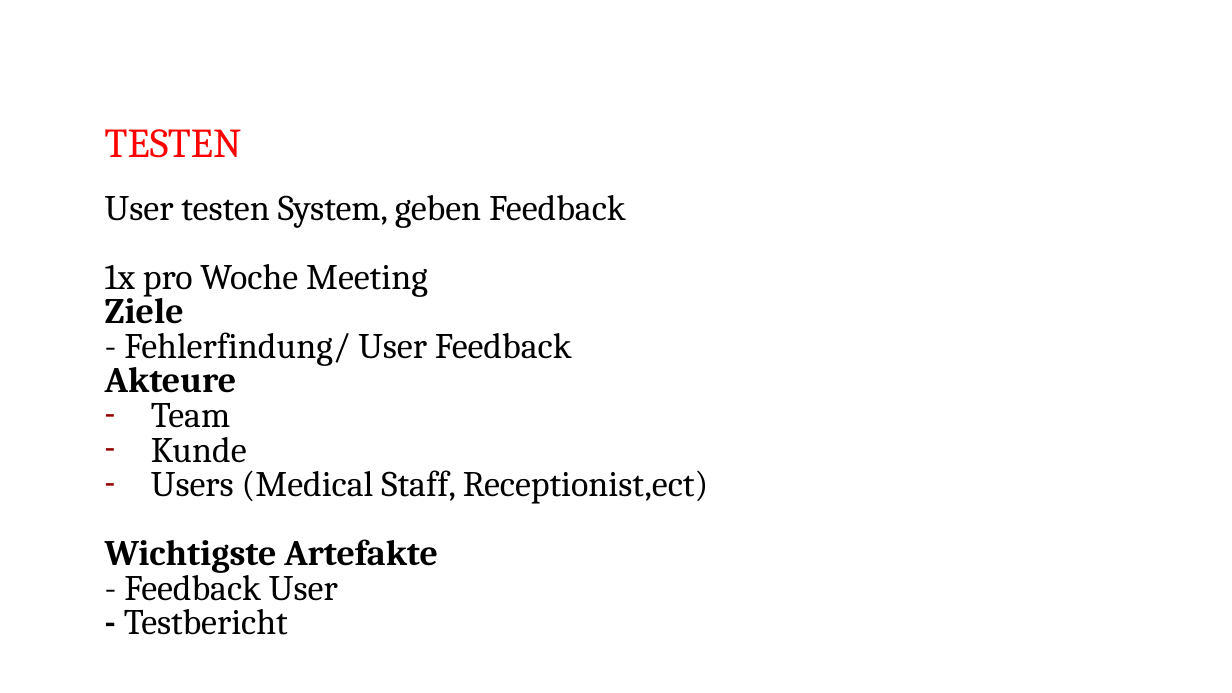
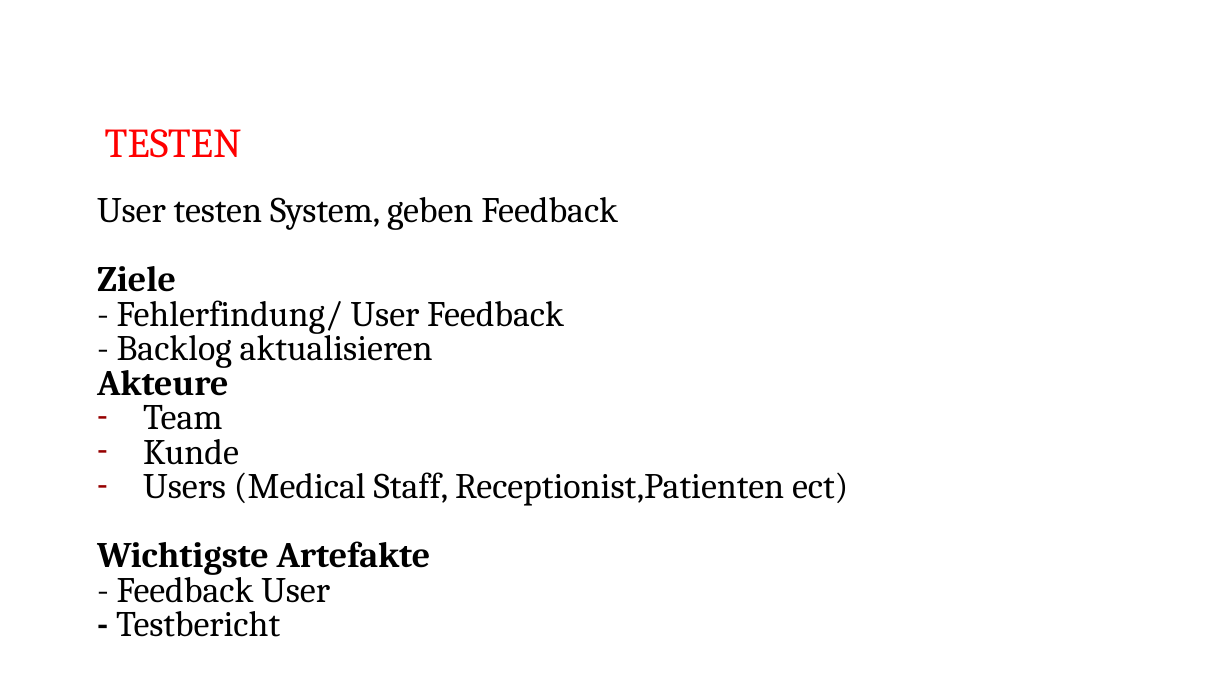
Before and after one commit to shylux/ch.bfh.bti7081.s2015.rot, a slide deck: slide 9 of doc/task02/Task 2.pptx (slide 8 before the commit). Drawn at 1232x693 pixels with LibreOffice and Linux fonts; fonts in the diff are those of the drawing. Boxes give left, top, right and bottom in pixels: in the first picture for what was removed or moved away, otherwise in the second. Text is boxed around its words. In the diff, an @@ line names an element or a change of style, - is before the commit and + after.

Commit message:
updated presentation

```diff
--- a/doc/task02/Task 2.pptx
+++ b/doc/task02/Task 2.pptx
@@ text "User testen System, geben Feedback": place and size @@
-text "User testen System, geben Feedback" at box(105, 195, 708, 635)
+text "User testen System, geben Feedback" at box(97, 197, 848, 637)
@@ text at box(105, 264, 428, 297): paragraph removed @@
-1x pro Woche Meeting
@@ text at box(117, 300, 564, 368): text changed @@
-- Fehlerfindung/ User Feedback
+- Fehlerfindung/ User Feedback
+- Backlog aktualisieren
@@ text at box(143, 472, 848, 506): text changed @@
-– Users (Medical Staff, Receptionist,ect)
+– Users (Medical Staff, Receptionist,Patienten ect)
```
Also in this commit, not shown: 4 other slides changed, 1 slide added.
